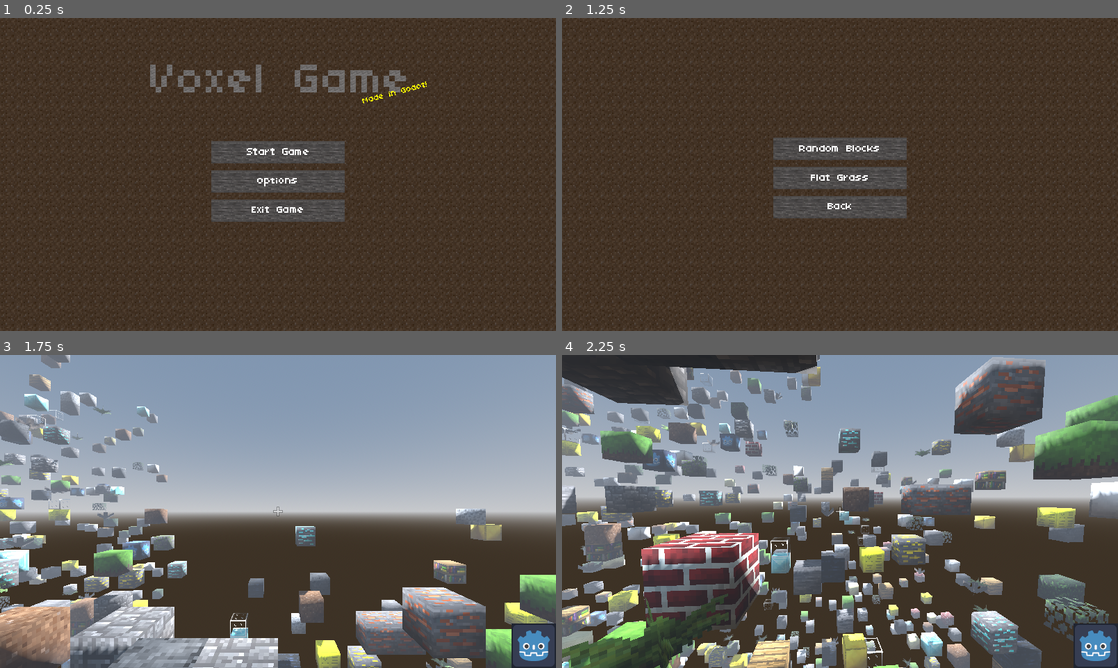
Above: before the commit, frames 1-4 (two rows, left to right).
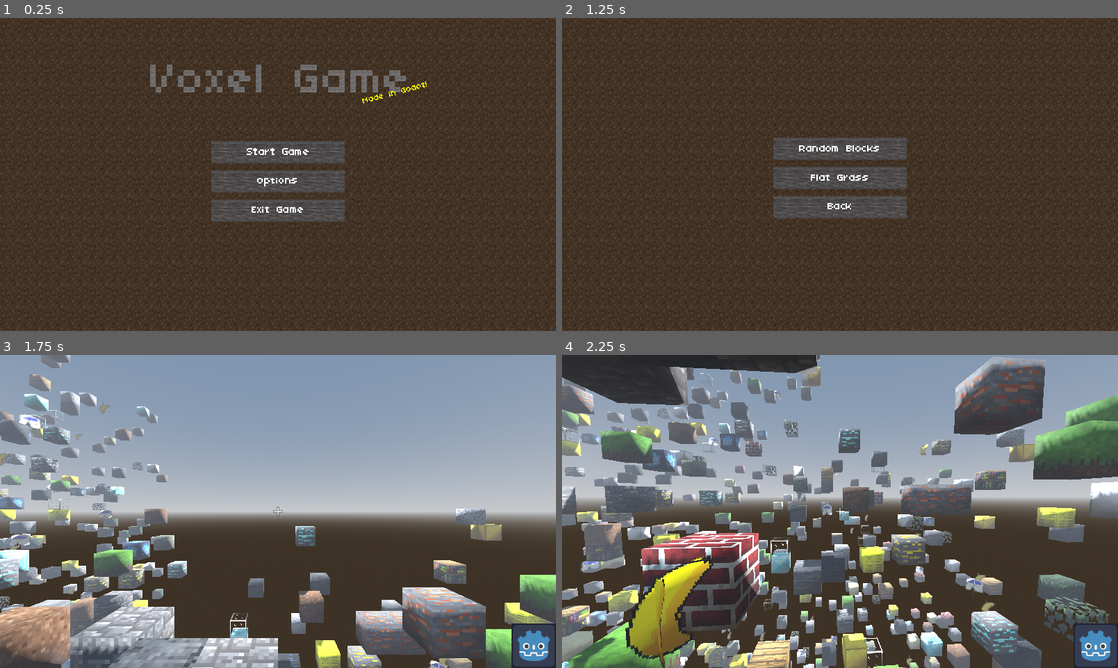
Above: after the commit, the same moments.

Repository: Goodmornee/opd-godot
Game: Godot game, scene res://menu/main/main_menu.tscn
Two runs of this game, one before a commit and one after it. Both use one fixed random seed, a clock stepped at 60 frames per second and the inputs below.
Inputs (mouse positions are in pixels of both pictures, inside the frame that each line leads up to):
- Up to frame 1 (0.25 s): no input
- Up to frame 2 (1.25 s): click "Start Game" at 0.5 s
- Up to frame 3 (1.75 s): click "Random Blocks" at 1.25 s
- Up to frame 4 (2.25 s): move the mouse to (867, 511) at 2.02 s; hold W (move_forward) from 2.03 s (still down); click (867, 511) at 2.1 s

Frames 1-2 are identical in both runs. In frame 3, 0.7% of the frame differs, in the area x 0-82%, y 15-100%; in frame 4, 4.6%, in the area x 0-79%, y 11-100%.

Commit message:
Новая версия, добавил крутую генерацию мира

Diff:
--- a/voxel/world/chunk.gd
+++ b/voxel/world/chunk.gd
@@ -1,22 +1,16 @@
 class_name Chunk
 extends StaticBody3D
-# These chunks are instanced and given data by VoxelWorld.
-# After that, chunks finish setting themselves up in the _ready() function.
-# If a chunk is changed, its "regenerate" method is called.
 
-const CHUNK_SIZE = 16 # Keep in sync with TerrainGenerator.
+const CHUNK_SIZE = 16
 const TEXTURE_SHEET_WIDTH = 8
-
 const CHUNK_LAST_INDEX = CHUNK_SIZE - 1
 const TEXTURE_TILE_SIZE = 1.0 / TEXTURE_SHEET_WIDTH
 
 var data = {}
 var chunk_position = Vector3i()
-
 var _thread
 
 @onready var voxel_world = get_parent()
-
 
 func _ready():
 	transform.origin = Vector3(chunk_position * CHUNK_SIZE)
@@ -26,33 +20,23 @@
 	else:
 		data = TerrainGenerator.flat(chunk_position)
 
-	# We can only add colliders in the main thread due to physics limitations.
 	_generate_chunk_collider()
-	# However, we can use a thread for mesh generation.
 	_thread = Thread.new()
 	_thread.start(_generate_chunk_mesh)
 
-
 func regenerate():
-	# Clear out all old nodes first.
 	for c in get_children():
 		remove_child(c)
 		c.queue_free()
-
-	# Then generate new ones.
 	_generate_chunk_collider()
 	_generate_chunk_mesh()
 
-
 func _generate_chunk_collider():
 	if data.is_empty():
-		# Avoid errors caused by StaticBody3D not having colliders.
 		_create_block_collider(Vector3.ZERO)
 		collision_layer = 0
 		collision_mask = 0
 		return
-
-	# For each block, generate a collider. Ensure collision layers are enabled.
 	collision_layer = 0xFFFFF
 	collision_mask = 0xFFFFF
 	for block_position in data.keys():
@@ -60,20 +44,14 @@
 		if block_id != 27 and block_id != 28:
 			_create_block_collider(block_position)
 
-
 func _generate_chunk_mesh():
 	if data.is_empty():
 		return
-
 	var surface_tool = SurfaceTool.new()
 	surface_tool.begin(Mesh.PRIMITIVE_TRIANGLES)
-
-	# For each block, add data to the SurfaceTool and generate a collider.
 	for block_position in data.keys():
 		var block_id = data[block_position]
 		_draw_block_mesh(surface_tool, block_position, block_id)
-
-	# Create the chunk's mesh from the SurfaceTool data.
 	surface_tool.generate_normals()
 	surface_tool.generate_tangents()
 	surface_tool.index()
@@ -83,14 +61,12 @@
 	mi.material_override = preload("res://world/textures/material.tres")
 	add_child.call_deferred(mi)
 
-
 func _draw_block_mesh(surface_tool, block_sub_position, block_id):
 	var verts = calculate_block_verts(block_sub_position)
 	var uvs = calculate_block_uvs(block_id)
 	var top_uvs = uvs
 	var bottom_uvs = uvs
 
-	# Bush blocks get drawn in their own special way.
 	if block_id == 27 or block_id == 28:
 		_draw_block_face(surface_tool, [verts[2], verts[0], verts[7], verts[5]], uvs)
 		_draw_block_face(surface_tool, [verts[7], verts[5], verts[2], verts[0]], uvs)
@@ -98,28 +74,26 @@
 		_draw_block_face(surface_tool, [verts[6], verts[4], verts[3], verts[1]], uvs)
 		return
 
-	# Allow some blocks to have different top/bottom textures.
-	if block_id == 3: # Grass.
+	if block_id == 3:
 		top_uvs = calculate_block_uvs(0)
 		bottom_uvs = calculate_block_uvs(2)
-	elif block_id == 5: # Furnace.
+	elif block_id == 5:
 		top_uvs = calculate_block_uvs(31)
 		bottom_uvs = top_uvs
-	elif block_id == 12: # Log.
+	elif block_id == 12:
 		top_uvs = calculate_block_uvs(30)
 		bottom_uvs = top_uvs
-	elif block_id == 19: # Bookshelf.
+	elif block_id == 19:
 		top_uvs = calculate_block_uvs(4)
 		bottom_uvs = top_uvs
 
-	# Main rendering code for normal blocks.
 	var other_block_position = block_sub_position + Vector3i.LEFT
 	var other_block_id = 0
 	if other_block_position.x == -1:
 		other_block_id = voxel_world.get_block_global_position(other_block_position + chunk_position * CHUNK_SIZE)
 	elif data.has(other_block_position):
 		other_block_id = data[other_block_position]
-	if block_id != other_block_id and is_block_transparent(other_block_id):
+	if block_id != other_block_id and Chunk.is_block_transparent(other_block_id):
 		_draw_block_face(surface_tool, [verts[2], verts[0], verts[3], verts[1]], uvs)
 
 	other_block_position = block_sub_position + Vector3i.RIGHT
@@ -128,7 +102,7 @@
 		other_block_id = voxel_world.get_block_global_position(other_block_position + chunk_position * CHUNK_SIZE)
 	elif data.has(other_block_position):
 		other_block_id = data[other_block_position]
-	if block_id != other_block_id and is_block_transparent(other_block_id):
+	if block_id != other_block_id and Chunk.is_block_transparent(other_block_id):
 		_draw_block_face(surface_tool, [verts[7], verts[5], verts[6], verts[4]], uvs)
 
 	other_block_position = block_sub_position + Vector3i.FORWARD
@@ -137,7 +111,7 @@
 		other_block_id = voxel_world.get_block_global_position(other_block_position + chunk_position * CHUNK_SIZE)
 	elif data.has(other_block_position):
 		other_block_id = data[other_block_position]
-	if block_id != other_block_id and is_block_transparent(other_block_id):
+	if block_id != other_block_id and Chunk.is_block_transparent(other_block_id):
 		_draw_block_face(surface_tool, [verts[6], verts[4], verts[2], verts[0]], uvs)
 
 	other_block_position = block_sub_position + Vector3i.BACK
@@ -146,7 +120,7 @@
 		other_block_id = voxel_world.get_block_global_position(other_block_position + chunk_position * CHUNK_SIZE)
 	elif data.has(other_block_position):
 		other_block_id = data[other_block_position]
-	if block_id != other_block_id and is_block_transparent(other_block_id):
+	if block_id != other_block_id and Chunk.is_block_transparent(other_block_id):
 		_draw_block_face(surface_tool, [verts[3], verts[1], verts[7], verts[5]], uvs)
 
 	other_block_position = block_sub_position + Vector3i.DOWN
@@ -155,7 +129,7 @@
 		other_block_id = voxel_world.get_block_global_position(other_block_position + chunk_position * CHUNK_SIZE)
 	elif data.has(other_block_position):
 		other_block_id = data[other_block_position]
-	if block_id != other_block_id and is_block_transparent(other_block_id):
+	if block_id != other_block_id and Chunk.is_block_transparent(other_block_id):
 		_draw_block_face(surface_tool, [verts[4], verts[5], verts[0], verts[1]], bottom_uvs)
 
 	other_block_position = block_sub_position + Vector3i.UP
@@ -164,19 +138,16 @@
 		other_block_id = voxel_world.get_block_global_position(other_block_position + chunk_position * CHUNK_SIZE)
 	elif data.has(other_block_position):
 		other_block_id = data[other_block_position]
-	if block_id != other_block_id and is_block_transparent(other_block_id):
+	if block_id != other_block_id and Chunk.is_block_transparent(other_block_id):
 		_draw_block_face(surface_tool, [verts[2], verts[3], verts[6], verts[7]], top_uvs)
-
 
 func _draw_block_face(surface_tool: SurfaceTool, verts, uvs):
 	surface_tool.set_uv(uvs[1]); surface_tool.add_vertex(verts[1])
 	surface_tool.set_uv(uvs[2]); surface_tool.add_vertex(verts[2])
 	surface_tool.set_uv(uvs[3]); surface_tool.add_vertex(verts[3])
-
 	surface_tool.set_uv(uvs[2]); surface_tool.add_vertex(verts[2])
 	surface_tool.set_uv(uvs[1]); surface_tool.add_vertex(verts[1])
 	surface_tool.set_uv(uvs[0]); surface_tool.add_vertex(verts[0])
-
 
 func _create_block_collider(block_sub_position):
 	var collider = CollisionShape3D.new()
@@ -185,21 +156,15 @@
 	collider.transform.origin = Vector3(block_sub_position) + Vector3.ONE / 2
 	add_child(collider)
 
-
 static func calculate_block_uvs(block_id):
-	# This method only supports square texture sheets.
 	var row = block_id / TEXTURE_SHEET_WIDTH
 	var col = block_id % TEXTURE_SHEET_WIDTH
-
 	return [
-		# Godot 4 has a weird bug where there are seams at the edge
-		# of the textures. Adding a margin of 0.01 "fixes" it.
 		TEXTURE_TILE_SIZE * Vector2(col + 0.01, row + 0.01),
 		TEXTURE_TILE_SIZE * Vector2(col + 0.01, row + 0.99),
 		TEXTURE_TILE_SIZE * Vector2(col + 0.99, row + 0.01),
 		TEXTURE_TILE_SIZE * Vector2(col + 0.99, row + 0.99),
 	]
-
 
 static func calculate_block_verts(block_position):
 	return [
@@ -213,6 +178,5 @@
 		Vector3(block_position.x + 1, block_position.y + 1, block_position.z + 1),
 	]
 
-
 static func is_block_transparent(block_id):
 	return block_id == 0 or (block_id > 25 and block_id < 30)
--- a/voxel/world/terrain_generator.gd
+++ b/voxel/world/terrain_generator.gd
@@ -1,16 +1,17 @@
 class_name TerrainGenerator
 extends Resource
 
-# Can't be "Chunk.CHUNK_SIZE" due to cyclic dependency issues.
-# https://github.com/godotengine/godot/issues/21461
 const CHUNK_SIZE = 16
-
 const RANDOM_BLOCK_PROBABILITY = 0.015
 
+const SPAWN_CHANCE = 0.7        # 70% чётных позиций заняты
+const BASE_HEIGHT = 5           # желаемая высота колонны в центре (например, 5)
+const SLOPE = 0.75               # крутизна подъёма воронки
+const MAX_CALC_HEIGHT = 100     # рассчётная максимальная высота (не ограничивает блоки, только логику спавна)
+const TOP_BLOCKS = 3            # сколько верхних блоков отображать
 
 static func empty():
 	return {}
-
 
 static func random_blocks():
 	var random_data = {}
@@ -22,23 +23,51 @@
 					random_data[vec] = randi() % 29 + 1
 	return random_data
 
-
-static func flat(chunk_position):
+static func flat(chunk_position: Vector3i) -> Dictionary:
 	var data = {}
-
-	if chunk_position.y != -1:
+	# Генерируем только чанки на y >= 0 (земля)
+	if chunk_position.y < 0:
 		return data
 
 	for x in range(CHUNK_SIZE):
 		for z in range(CHUNK_SIZE):
-			data[Vector3i(x, 0, z)] = 3
+			if x % 2 == 1 or z % 2 == 1:
+				continue
+			if randf() > SPAWN_CHANCE:
+				continue
+
+			var global_x = chunk_position.x * CHUNK_SIZE + x
+			var global_z = chunk_position.z * CHUNK_SIZE + z
+			var distance = sqrt(global_x*global_x + global_z*global_z)
+			var desired_total_height = int(BASE_HEIGHT + SLOPE * distance)
+			desired_total_height = max(1, desired_total_height)
+
+			# Определяем диапазон y, в котором будут блоки (только верхние TOP_BLOCKS)
+			var top_start = max(0, desired_total_height - TOP_BLOCKS)
+			var top_end = desired_total_height - 1
+
+			var block_y_start = chunk_position.y * CHUNK_SIZE
+			var block_y_end = block_y_start + CHUNK_SIZE - 1
+
+			var local_y_start = max(block_y_start, top_start)
+			var local_y_end = min(block_y_end, top_end)
+			if local_y_start > local_y_end:
+				continue
+
+			var block_type = randi() % 10 + 1
+			for y in range(local_y_start - block_y_start, local_y_end - block_y_start + 1):
+				var vec = Vector3i(x, y, z)
+				data[vec] = block_type
 
 	return data
 
+static func get_height_at(world_x: int, world_z: int) -> int:
+	# Возвращает высоту вершины колонны (для спавна игрока)
+	var distance = sqrt(world_x*world_x + world_z*world_z)
+	var height = BASE_HEIGHT + SLOPE * distance
+	return int(max(1, height))
 
-# Used to create the project icon.
 static func origin_grass(chunk_position):
 	if chunk_position == Vector3i.ZERO:
 		return {Vector3i.ZERO: 3}
-
 	return {}
--- a/voxel/world/voxel_world.gd
+++ b/voxel/world/voxel_world.gd
@@ -17,6 +17,9 @@
 var _deleting = false
 
 var _chunks = {}
+
+# Добавлено: флаг, чтобы спавнить игрока только один раз
+var _player_spawned = false
 
 @onready var player = $"../Player"
 
@@ -59,6 +62,18 @@
 	else:
 		# Effective render distance is maxed out, done generating.
 		_generating = false
+
+	# --- SPAWN PLAYER ON SURFACE ---
+	if not _player_spawned:
+		var spawn_x = 0
+		var spawn_z = 0
+		var surface_y = TerrainGenerator.get_height_at(spawn_x, spawn_z)
+		var chunk_y = surface_y / Chunk.CHUNK_SIZE
+		var chunk_pos = Vector3i(0, chunk_y, 0)
+		if _chunks.has(chunk_pos):
+			player.global_transform.origin = Vector3(spawn_x, surface_y + 0.5, spawn_z)
+			_player_spawned = true
+			print("Игрок заспавнен на высоте ", surface_y)
 
 
 func get_block_global_position(block_global_position: Vector3i):
Binary file changed: voxel/world/textures/texture_sheet.png
